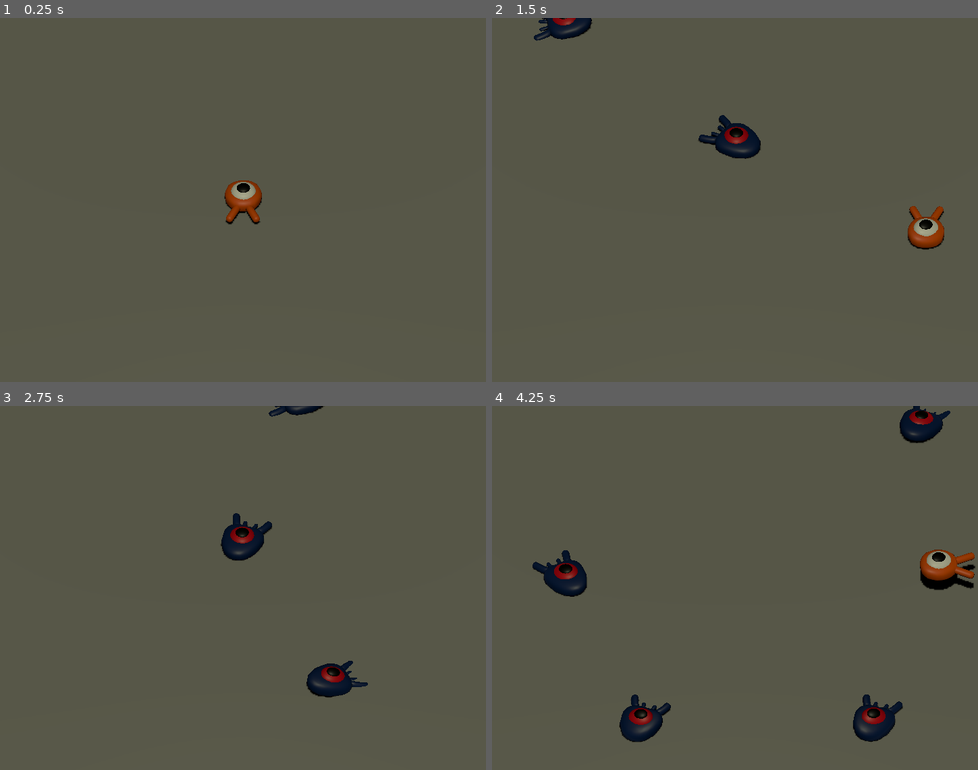
Above: before the commit, frames 1-4 (two rows, left to right).
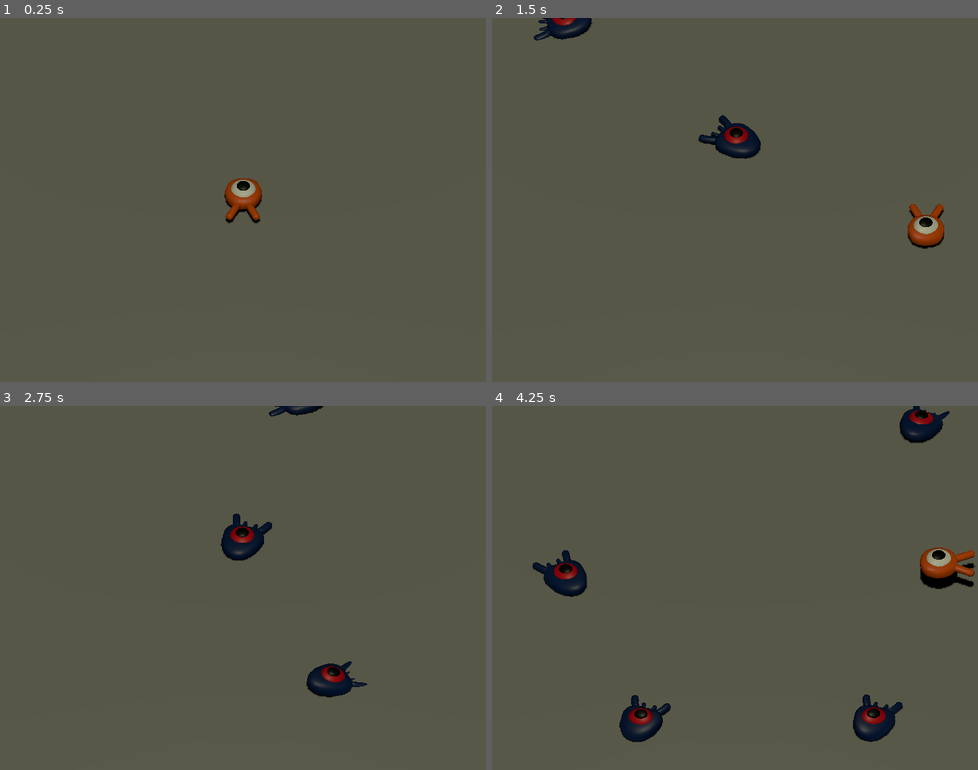
Above: after the commit, the same moments.

Repository: plinio-jrm/Godot-Trainning-first-3D-game
Game: Godot game, scene res://scenes/main.tscn
Same seed, same stepped clock (60 frames per second), same inputs: the game is played once before the commit and once after it. The project has no main scene, so this scene is started directly.
Inputs:
- Up to frame 1 (0.25 s): no input
- Up to frame 2 (1.5 s): tap Enter at 0.5 s; hold Right (move_right) 0.53-1.28 s; tap Space (jump) at 0.77 s; hold Down (move_back) from 1.28 s (still down)
- Up to frame 3 (2.75 s): tap Space (jump) at 1.52 s; release Down (move_back) at 2.03 s; hold Right (move_right) from 2.03 s (still down)
- Up to frame 4 (4.25 s): release Right (move_right) at 2.78 s; hold Up (move_forward) 2.78-3.53 s; tap Space (jump) at 3.02, 3.77 s; hold Left (move_left) from 3.53 s (still down)

The runs differ from the first frame. In frame 1, 0.3% of the frame differs, in the area x 46-54%, y 44-57%; in frame 2, 0.3%; in frame 3, less than 0.1%; in frame 4, 0.5%, in the area x 8-100%, y 0-93%.

Commit message:
fixed player jumping without hotkey when touching enemy

Diff:
--- a/scenes/mob.tscn
+++ b/scenes/mob.tscn
@@ -4,7 +4,7 @@
 [ext_resource type="PackedScene" uid="uid://cbkbjr3q82qve" path="res://art/mob.glb" id="1_qevxi"]
 
 [sub_resource type="BoxShape3D" id="BoxShape3D_pmxgj"]
-size = Vector3(1.55397, 1, 2.30996)
+size = Vector3(1.55397, 1.49318, 2.30996)
 
 [node name="CharacterBody3D" type="CharacterBody3D" groups=["mob"]]
 collision_layer = 2
@@ -16,7 +16,7 @@
 [node name="Character" parent="Pivot" instance=ExtResource("1_qevxi")]
 
 [node name="CollisionShape3D" type="CollisionShape3D" parent="."]
-transform = Transform3D(1, 0, 0, 0, 1, 0, 0, 0, 1, 0, 0.226796, -0.0587991)
+transform = Transform3D(1, 0, 0, 0, 1, 0, 0, 0, 1, 0, 0.368476, -0.059)
 shape = SubResource("BoxShape3D_pmxgj")
 
 [node name="VisibleOnScreenNotifier3D" type="VisibleOnScreenNotifier3D" parent="."]
--- a/scenes/player.tscn
+++ b/scenes/player.tscn
@@ -15,5 +15,5 @@
 [node name="Character" parent="Pivot" instance=ExtResource("1_g22hi")]
 
 [node name="CollisionShape3D" type="CollisionShape3D" parent="."]
-transform = Transform3D(1, 0, 0, 0, 1, 0, 0, 0, 1, 0, 0.49238, 0)
+transform = Transform3D(1, 0, 0, 0, 1, 0, 0, 0, 1, 0, 0.326745, 0)
 shape = SubResource("SphereShape3D_7nc3y")
